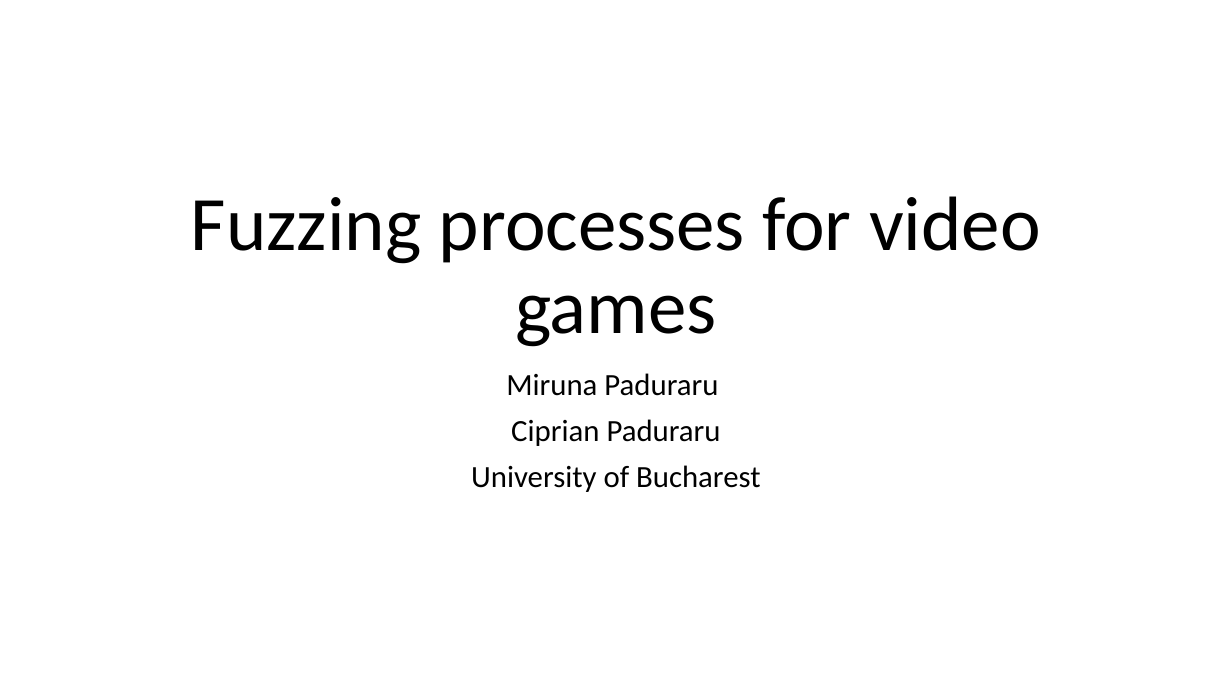
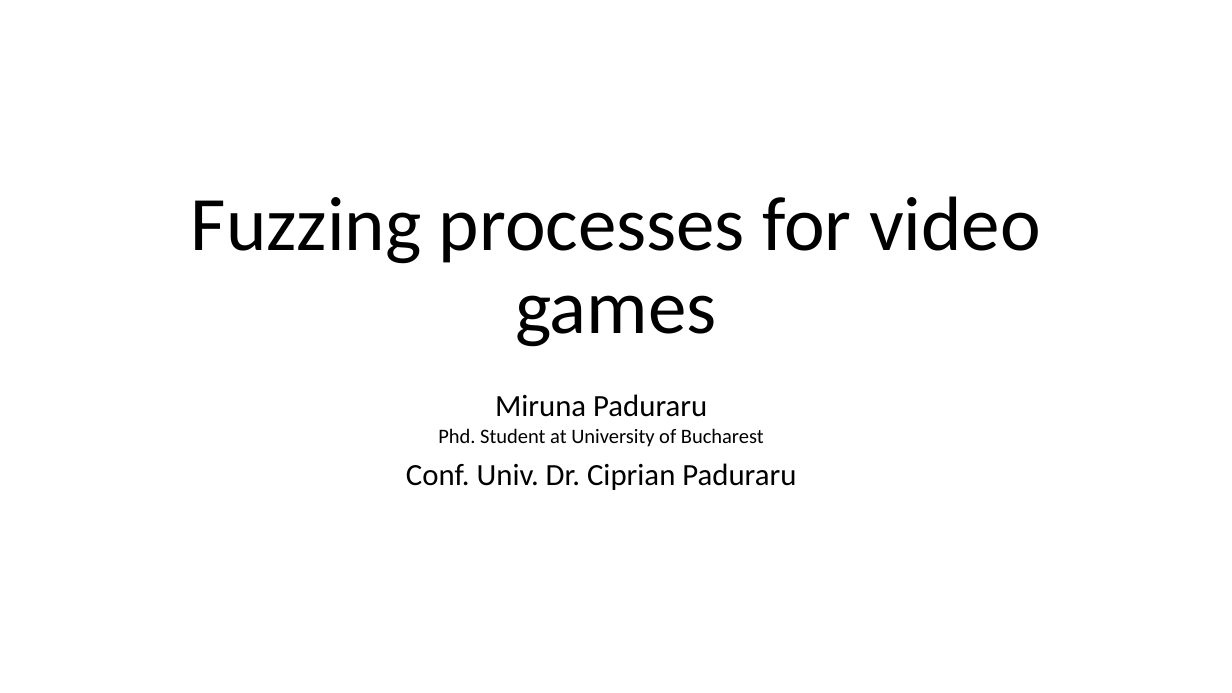
Before and after one commit to AGAPIA/BlueprintsTestingLibrary, a slide deck: slide 1 of Documentation/Presentation.pptx. Drawn at 1232x693 pixels with LibreOffice and Linux fonts; fonts in the diff are those of the drawing. Boxes give left, top, right and bottom in pixels: in the first picture for what was removed or moved away, otherwise in the second. Text is boxed around its words. In the diff, an @@ line names an element or a change of style, - is before the commit and + after.

```diff
--- a/Documentation/Presentation.pptx
+++ b/Documentation/Presentation.pptx
@@ text "Miruna Paduraru": place and size @@
-text "Miruna Paduraru" at [471, 373, 760, 492]
+text "Miruna Paduraru" at [406, 394, 796, 490]
@@ text at [495, 394, 707, 417]: line spacing 0.9 to 0.5 @@
@@ text at [406, 428, 796, 490]: text changed; size 24 to 16 pt @@
-Ciprian Paduraru
-University of Bucharest
+Phd. Student at University of Bucharest
+Conf. Univ. Dr. Ciprian Paduraru
```
Also in this commit, not shown: 9 other slides changed, 1 slide added.
